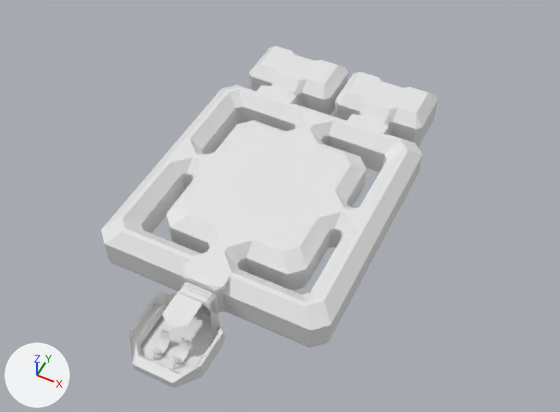
The Blender file Assets/Models/ship.blend: old version first, new version second.
The view is the same before and after, from a 50 mm camera at (19.0, -26.9, 46.1) aimed at (0.8, 9.5, 0.6). The axes (+X, +Y, +Z) are drawn at lower left. The lights are the same throughout.
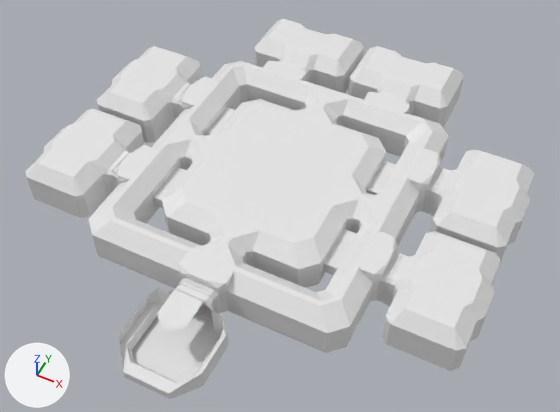
Changed parts and their boxes (x1, y1, x2, y2) in the pictures (560 x 412 px):
'Plane', reshaped, rescaled (51% wider, 11% taller): before (101, 46, 438, 388); after (25, 19, 535, 399)
part 1 of me_plane, built on: after (25, 46, 535, 371)
part 2 of me_plane, deleted: before (144, 324, 209, 373)

Patch to the scene script:
```diff
--- a/Assets/Models/ship.blend.py
+++ b/Assets/Models/ship.blend.py
@@ me_plane @@
 # used by ob_plane; location = (0.0, -1.57, 0.0); scale = (1.0, 0.5, 1.0)
-me_plane.from_pydata(...)  # 1269 vertices, 1248 faces; spans x -9.3..9.3, y -11.9..54.8, z 0.0..3.1
+me_plane.from_pydata(...)  # 1730 vertices, 1700 faces; spans x -16.1..16.1, y -11.9..54.8, z 0.0..3.1
+# me_plane part 1: 3 vertices removed from x -1.1..1.1, y 1.6, z 2.2; 728 vertices added at x -16.1..16.1, y 6.0..38.7, z 0.0..3.1
+# me_plane part 2: 264 vertices removed from x -1.1..1.1, y -9.5..-6.0, z 0.0..1.3
@@ ob_plane @@
 ob_plane.location = (0.0, -1.57, 0.0)
-ob_plane.scale = (1.0, 0.5, 1.0)
+ob_plane.scale = (1.13, 0.567, 1.13)
```
